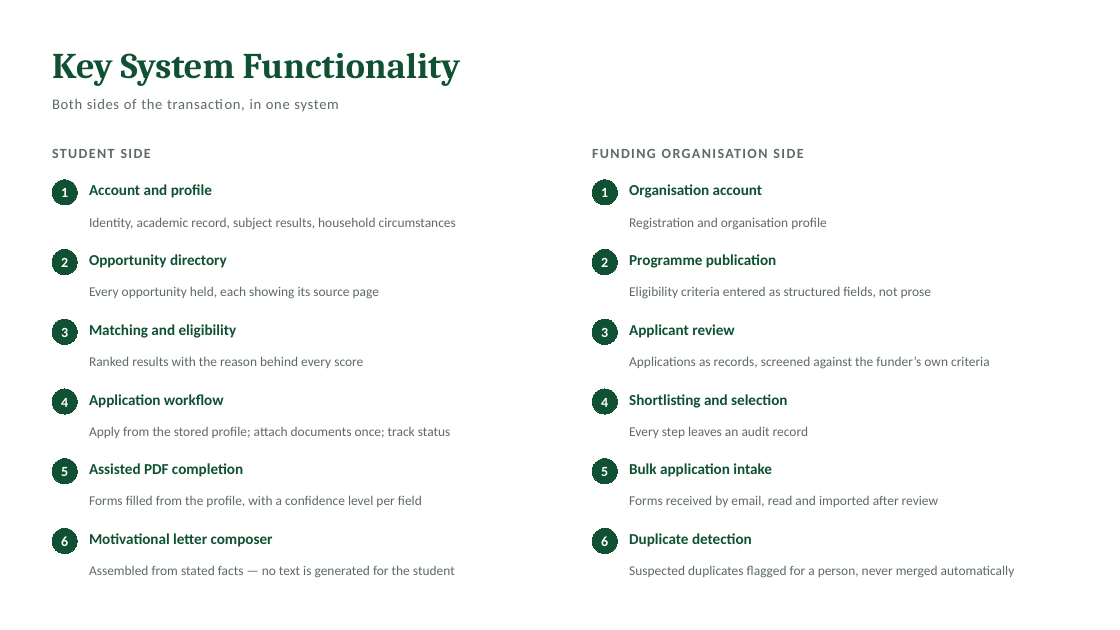
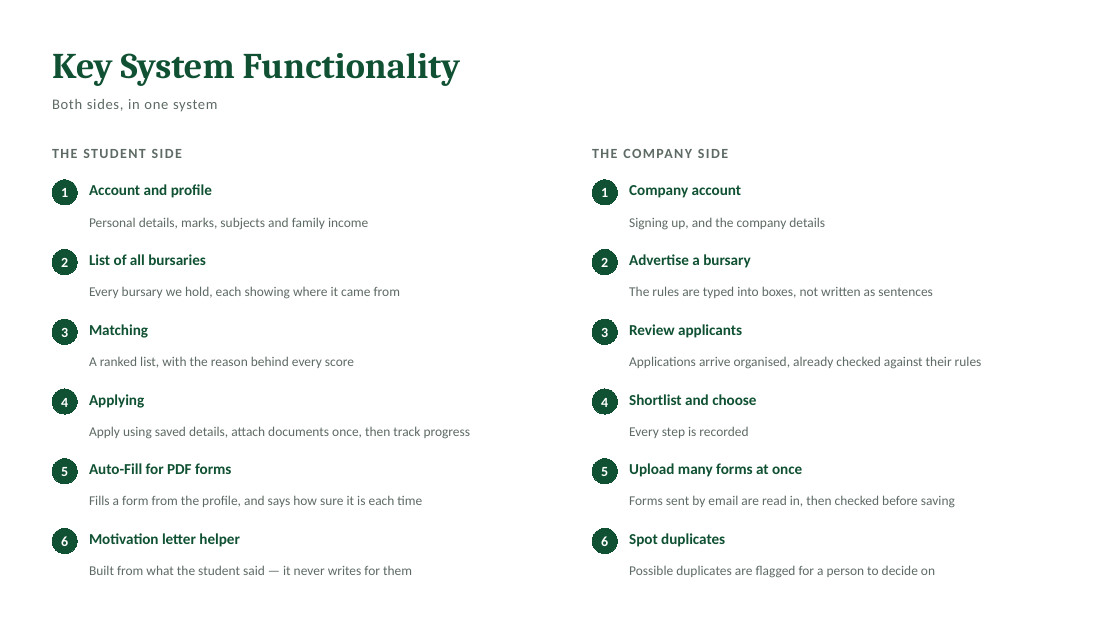
Before and after one commit to SCRIPTMASTER67/cursorBursaryBridge, a slide deck: slide 7 of docs/presentation/Bursary-Bridge_Presentation.pptx. Drawn at 1120x630 pixels with LibreOffice and Linux fonts; fonts in the diff are those of the drawing. Boxes give left, top, right and bottom in pixels: in the first picture for what was removed or moved away, otherwise in the second. Text is boxed around its words. In the diff, an @@ line names an element or a change of style, - is before the commit and + after.

```diff
--- a/docs/presentation/Bursary-Bridge_Presentation.pptx
+++ b/docs/presentation/Bursary-Bridge_Presentation.pptx
@@ text at (52, 99, 217, 112): text changed @@
-Both sides of the transaction, in one system
+Both sides, in one system
@@ text at (52, 149, 182, 158): text changed @@
-STUDENT SIDE
+THE STUDENT SIDE
@@ text at (592, 149, 728, 158): text changed @@
-FUNDING ORGANISATION SIDE
+THE COMPANY SIDE
@@ text at (629, 185, 742, 198): text changed @@
-Organisation account
+Company account
@@ text at (89, 217, 368, 229): text changed @@
-Identity, academic record, subject results, household circumstances
+Personal details, marks, subjects and family income
@@ text at (629, 217, 825, 230): text changed @@
-Registration and organisation profile
+Signing up, and the company details
@@ text at (89, 254, 206, 265): text changed @@
-Opportunity directory
+List of all bursaries
@@ text at (629, 254, 751, 268): text changed @@
-Programme publication
+Advertise a bursary
@@ text at (89, 286, 400, 299): text changed @@
-Every opportunity held, each showing its source page
+Every bursary we hold, each showing where it came from
@@ text at (629, 286, 933, 298): text changed @@
-Eligibility criteria entered as structured fields, not prose
+The rules are typed into boxes, not written as sentences
@@ text at (89, 324, 148, 338): text changed @@
-Matching and eligibility
+Matching
@@ text at (629, 324, 742, 338): text changed @@
-Applicant review
+Review applicants
@@ text at (89, 356, 354, 368): text changed @@
-Ranked results with the reason behind every score
+A ranked list, with the reason behind every score
@@ text at (629, 356, 982, 369): text changed @@
-Applications as records, screened against the funder’s own criteria
+Applications arrive organised, already checked against their rules
@@ text at (89, 394, 144, 408): text changed @@
-Application workflow
+Applying
@@ text at (629, 394, 756, 405): text changed @@
-Shortlisting and selection
+Shortlist and choose
@@ text at (89, 426, 471, 439): text changed @@
-Apply from the stored profile; attach documents once; track status
+Apply using saved details, attach documents once, then track progress
@@ text at (629, 426, 748, 438): text changed @@
-Every step leaves an audit record
+Every step is recorded
@@ text at (89, 463, 231, 474): text changed @@
-Assisted PDF completion
+Auto-Fill for PDF forms
@@ text at (629, 463, 802, 477): text changed @@
-Bulk application intake
+Upload many forms at once
@@ text at (89, 495, 422, 507): text changed @@
-Forms filled from the profile, with a confidence level per field
+Fills a form from the profile, and says how sure it is each time
@@ text at (629, 495, 955, 508): text changed @@
-Forms received by email, read and imported after review
+Forms sent by email are read in, then checked before saving
@@ text at (89, 533, 240, 547): text changed @@
-Motivational letter composer
+Motivation letter helper
@@ text at (629, 533, 725, 547): text changed @@
-Duplicate detection
+Spot duplicates
@@ text at (89, 565, 412, 575): text changed @@
-Assembled from stated facts — no text is generated for the student
+Built from what the student said — it never writes for them
@@ text at (629, 565, 935, 578): text changed @@
-Suspected duplicates flagged for a person, never merged automatically
+Possible duplicates are flagged for a person to decide on
```
Also in this commit, not shown: 8 other slides changed, 2 other files.
